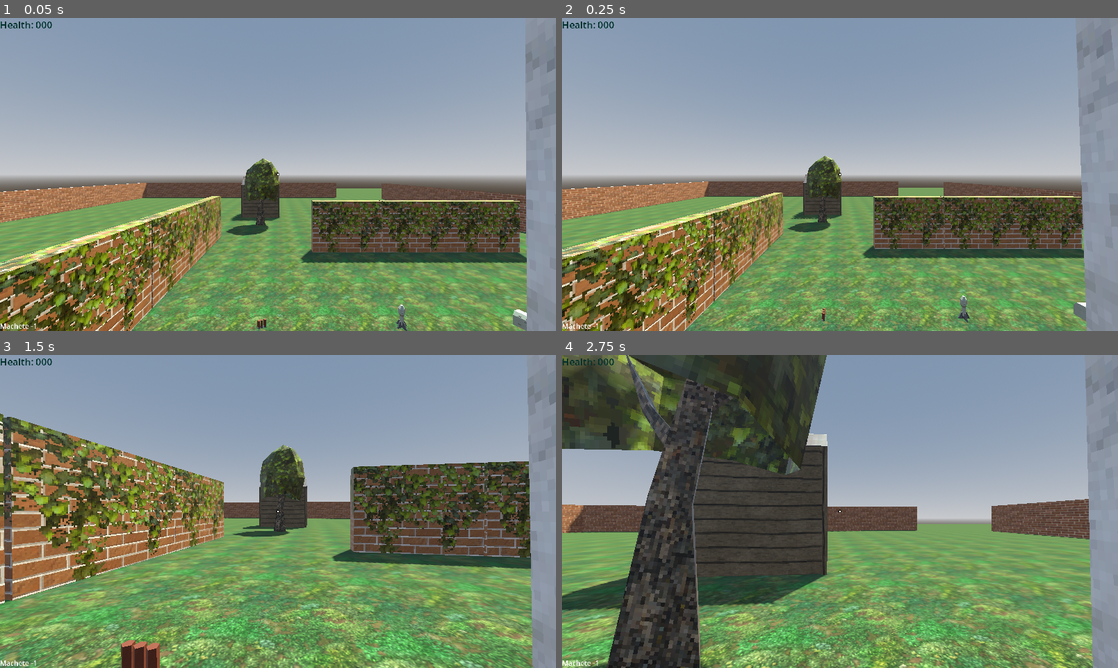
Above: before the commit, frames 1-4 (two rows, left to right).
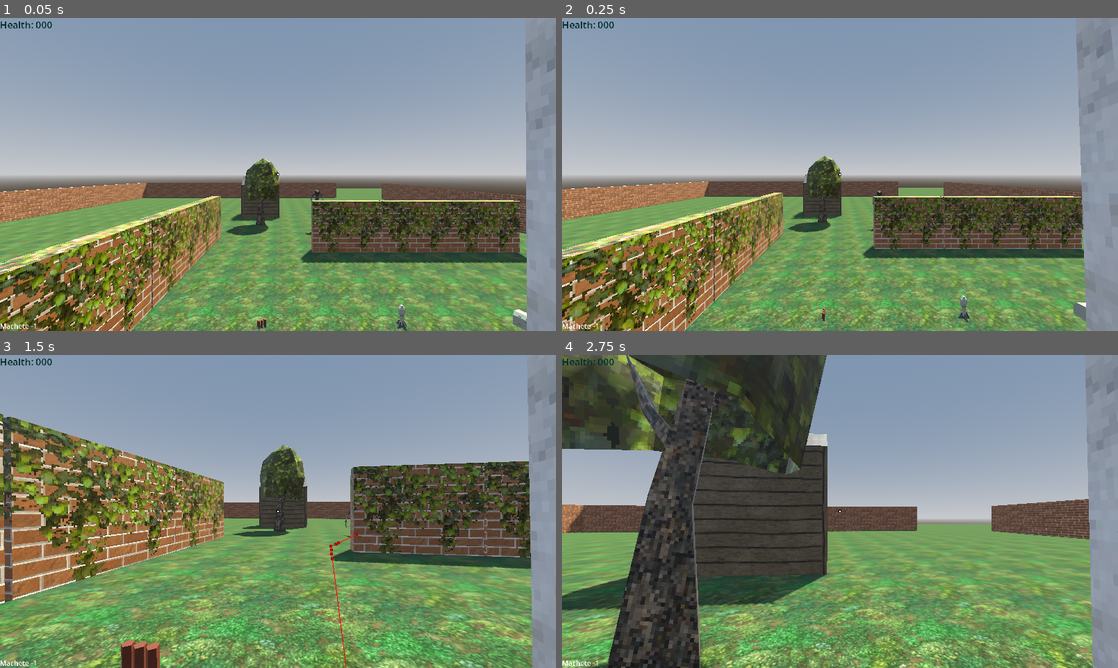
Above: after the commit, the same moments.

Repository: steelx/3d-train-fps
Game: Godot game, scene res://scenes/Level_1.tscn
Two runs of this game, one before a commit and one after it. Both use one fixed random seed, a clock stepped at 60 frames per second and the inputs below.
Inputs (mouse positions are in pixels of both pictures, inside the frame that each line leads up to):
- Up to frame 1 (0.05 s): no input
- Up to frame 2 (0.25 s): no input
- Up to frame 3 (1.5 s): tap Enter at 0.5 s; move the mouse to (305, 511) at 0.52 s; hold W (move_forward) from 0.53 s (still down); click (305, 511) at 0.6 s; tap Space (jump) at 0.77 s; move the mouse to (250, 511) at 1.27 s; tap 0 at 1.35 s
- Up to frame 4 (2.75 s): keep holding W (move_forward); tap Space (jump) at 1.52 s; move the mouse to (851, 505) at 2.02 s; tap 1 at 2.1 s

The runs differ from the first frame. In frame 1, less than 0.1% of the frame differs, in the area x 54-59%, y 54-70%; in frame 2, less than 0.1%; in frame 3, 0.1%, in the area x 59-65%, y 49-100%; in frame 4, nothing differs.

Commit message:
fix: follow with nav pathfollow

Diff:
--- a/scenes/Level_1.tscn
+++ b/scenes/Level_1.tscn
@@ -161,6 +161,10 @@
 transform = Transform3D(1, 0, 0, 0, 1, 0, 0, 0, 1, 35.6346, 1.49969, -3.04004)
 attack_animation_speed = 2.0
 
+[node name="DemogorgonEnemy2" parent="." instance=ExtResource("8_nvdra")]
+transform = Transform3D(1, 0, 0, 0, 1, 0, 0, 0, 1, 24.8782, 1.49969, -14.7422)
+attack_animation_speed = 2.0
+
 [node name="ReptileMonster" parent="." instance=ExtResource("3_ipx8n")]
 transform = Transform3D(0.123168, 0, 0.992386, 0, 1, 0, -0.992386, 0, 0.123168, 18.8033, 0.659045, -29.7586)
 
--- a/scenes/enemies/melee/DemogorgonEnemy.tscn
+++ b/scenes/enemies/melee/DemogorgonEnemy.tscn
@@ -43,12 +43,11 @@
 
 [sub_resource type="CapsuleShape3D" id="CapsuleShape3D_83dgt"]
 
-[node name="DemogorgonEnemy" type="RigidBody3D" groups=["enemy", "melee"]]
+[node name="DemogorgonEnemy" type="CharacterBody3D" groups=["enemy", "melee"]]
 collision_layer = 2
 collision_mask = 3
 axis_lock_angular_x = true
 axis_lock_angular_z = true
-mass = 2.0
 script = ExtResource("4_oklms")
 
 [node name="CollisionShape3D" type="CollisionShape3D" parent="."]
@@ -212,6 +211,11 @@
 [node name="HealthManager" parent="." instance=ExtResource("4_64uyp")]
 
 [node name="NavigationAgent3D" type="NavigationAgent3D" parent="."]
+path_desired_distance = 2.0
+target_desired_distance = 2.0
+path_height_offset = 2.0
+avoidance_enabled = true
+debug_enabled = true
 
 [node name="AimAtObject" type="Marker3D" parent="."]
 transform = Transform3D(1, 0, 0, 0, 1, 0, 0, 0, 1, 0, 1.16842, 0.71847)
--- a/scenes/enemies/melee/EnemyV2.gd
+++ b/scenes/enemies/melee/EnemyV2.gd
@@ -1,5 +1,5 @@
 # EnemyV2 deals with movement and state changes
-extends RigidBody3D
+extends CharacterBody3D
 class_name Enemy
 
 enum STATES {IDLE, ROAM, RETURN_TO_BASE, SPOT, FOLLOW, STAGGER, ATTACK, ATTACK_COOLDOWN, DIE, DEAD}
@@ -12,13 +12,13 @@
 # Movement variables
 @onready var spawn_position: Vector3 = global_position
 @onready var gravity: float = ProjectSettings.get_setting("physics/3d/default_gravity")
-var velocity: Vector3 = Vector3.ZERO
+# var velocity: Vector3 = Vector3.ZERO
 const MASS := 2.0
-@export var FOLLOW_RANGE := 10.0
-@export var MAX_FOLLOW_SPEED := 5.0
+@export var FOLLOW_RANGE := 15.0
+@export var MAX_FOLLOW_SPEED := 7.0
 @export var ARRIVE_DISTANCE := 3.0
 @export var SLOW_RADIUS := 5.0
-@export var MAX_ROAM_SPEED := 2.5
+@export var MAX_ROAM_SPEED := 3.0
 @export var ROAM_RADIUS := 10.0
 var roam_target_position := Vector3.ZERO
 var roam_slow_radius: float = 0.0
@@ -32,6 +32,11 @@
 # Sight/View variables
 @export var sight_angle: float = 45.0
 @export var turn_speed: float = 360.0
+const AVOID_MAX_DISTANCE: float = 2.0
+const AVOID_FORCE: float = 200.0
+@onready var navigationAgent: NavigationAgent3D = $NavigationAgent3D
+
+# Attack variables
 @export var attack_range: float = 2.5
 @export var attack_rate: float = 0.5
 @export var attack_animation_speed: float = 1.0
@@ -43,7 +48,6 @@
 		print_debug("target not found")
 		return
 	has_target = true
-	target.e_position_changed.connect(self._on_target_position_changed)
 	target.e_died.connect(self._on_target_died)
 	change_state(STATES.IDLE)
 	roamTimer.connect("timeout", self._on_roam_timer_timeout)
@@ -83,29 +87,43 @@
 
 
 # follow: mutates velocity and return distance to target
-func follow(desired_position: Vector3, max_speed: float) -> float:
+func follow(desired_position: Vector3, max_speed: float, delta: float) -> float:
+	var direction: Vector3 = Vector3.ZERO
+	navigationAgent.target_position = desired_position
+	direction = navigationAgent.get_next_path_position() - global_position
+	direction = direction.normalized()
+	velocity = velocity.lerp(direction * max_speed, delta)
+	return global_position.distance_to(desired_position)
+
+
+func arrive_to(
+	desired_position: Vector3, slow_radius: float, max_speed: float, delta: float
+) -> float:
 	var dir: Vector3 = (desired_position - global_position).normalized()
 	var desired_velocity: Vector3 = dir * max_speed
-	var steering_force := (desired_velocity - velocity) / MASS
-	velocity += steering_force
-	return global_position.distance_to(desired_position)
-
-
-func arrive_to(desired_position: Vector3, slow_radius: float, max_speed: float) -> float:
-	var dir: Vector3 = (desired_position - global_position).normalized()
-	var desired_velocity: Vector3 = dir * max_speed
+	var push := calculate_avoid_force(desired_velocity)
 	var distance_to_target: float = global_position.distance_to(desired_position)
 	if distance_to_target < slow_radius:
 		desired_velocity *= ((distance_to_target / slow_radius) * 0.75) + 0.25
-	var steering_force := (desired_velocity - velocity) / MASS
+	var steering_force := (desired_velocity - velocity + push) / MASS
 	velocity += steering_force
+	add_gravity(delta)
 	return distance_to_target
+
+
+func add_gravity(delta: float) -> void:
+	if not is_on_floor():
+		velocity.y -= gravity * delta
+	else:
+		velocity.y = 0.0
 
 
 func _physics_process(delta: float) -> void:
 	var current_state := state
 	match current_state:
 		STATES.IDLE:
+			add_gravity(delta)
+			move_and_slide()
 			anim_player.play("idle")
 			var distance_to_target: float = global_position.distance_to(target.global_position)
 			if distance_to_target < FOLLOW_RANGE:
@@ -114,12 +132,12 @@
 				change_state(STATES.FOLLOW)
 
 		STATES.ROAM:
-			anim_player.play("walk", 0.4)
+			anim_player.play("walk")
 			face_to_direction(roam_target_position, delta)
 			var distance_to_target := arrive_to(
-				roam_target_position, roam_slow_radius, MAX_ROAM_SPEED
+				roam_target_position, roam_slow_radius, MAX_ROAM_SPEED, delta
 			)
-			move_and_collide(velocity * delta)
+			move_and_slide()
 			if distance_to_target < ARRIVE_DISTANCE:
 				change_state(STATES.IDLE)
 				return
@@ -130,8 +148,8 @@
 		STATES.RETURN_TO_BASE:
 			anim_player.play("walk", 0.4)
 			face_to_direction(spawn_position, delta)
-			var distance_to_target := arrive_to(spawn_position, ARRIVE_DISTANCE, MAX_ROAM_SPEED)
-			move_and_collide(velocity * delta)
+			var distance_to_target := follow(spawn_position, MAX_ROAM_SPEED, delta)
+			move_and_slide()
 			if distance_to_target < ARRIVE_DISTANCE:
 				change_state(STATES.IDLE)
 				return
@@ -142,15 +160,11 @@
 		STATES.FOLLOW:
 			anim_player.play("walk", 0.4)
 			face_to_direction(target.global_position, delta)
-			var distance_to_target := follow(target.global_position, MAX_FOLLOW_SPEED)
-			move_and_collide(velocity * delta)
+			var distance_to_target := follow(target.global_position, MAX_FOLLOW_SPEED, delta)
+			move_and_slide()
 			if distance_to_target > FOLLOW_RANGE:
 				change_state(STATES.RETURN_TO_BASE)
 				return
-
-
-func _on_target_position_changed(new_position: Vector3) -> void:
-	target_position = new_position
 
 
 func _on_target_died() -> void:
@@ -162,6 +176,9 @@
 func hurt(_damage: int, dir: Vector3) -> void:
 	if state == STATES.DEAD:
 		return
+	if state != STATES.DEAD and state != STATES.FOLLOW:
+		#TODO: set state in alert
+		pass
 	health_manager.hurt(_damage, dir)
 
 
@@ -200,5 +217,20 @@
 	return raycast.has("collider") and raycast.collider is Player
 
 
+func calculate_avoid_force(desired_velocity: Vector3) -> Vector3:
+	# check if obstacle is in front of the enemy and return reflect vector
+	var from := global_transform.origin + Vector3.UP
+	var to := global_transform.origin + global_transform.basis.z * AVOID_MAX_DISTANCE
+	var query := PhysicsRayQueryParameters3D.create(from, to, self.collision_mask)
+	var raycast := get_world_3d().direct_space_state.intersect_ray(query)
+	if raycast.has("collider"):
+		var collider = raycast.collider
+		if collider is Player:
+			return Vector3.ZERO
+		var reflect = raycast.normal.reflect(desired_velocity)
+		return reflect.normalized() * AVOID_FORCE
+	return Vector3.ZERO
+
+
 func _on_roam_timer_timeout() -> void:
 	change_state(STATES.ROAM)
--- a/scenes/enemies/melee/MonsterEnemy.gd
+++ b/scenes/enemies/melee/MonsterEnemy.gd
@@ -10,7 +10,7 @@
 @onready var anim_player := $Model/AnimationPlayer
 @onready var health_manager := $HealthManager
 @onready var player: Player = get_tree().get_first_node_in_group("player")
-@onready var character_mover: Enemy = $CharacterMover
+@onready var character_mover: CharacterMover = $CharacterMover
 @onready var nav: NavigationAgent3D = $NavigationAgent3D
 @onready var enemy_kill_sound := $AudioEnemyKill
 
